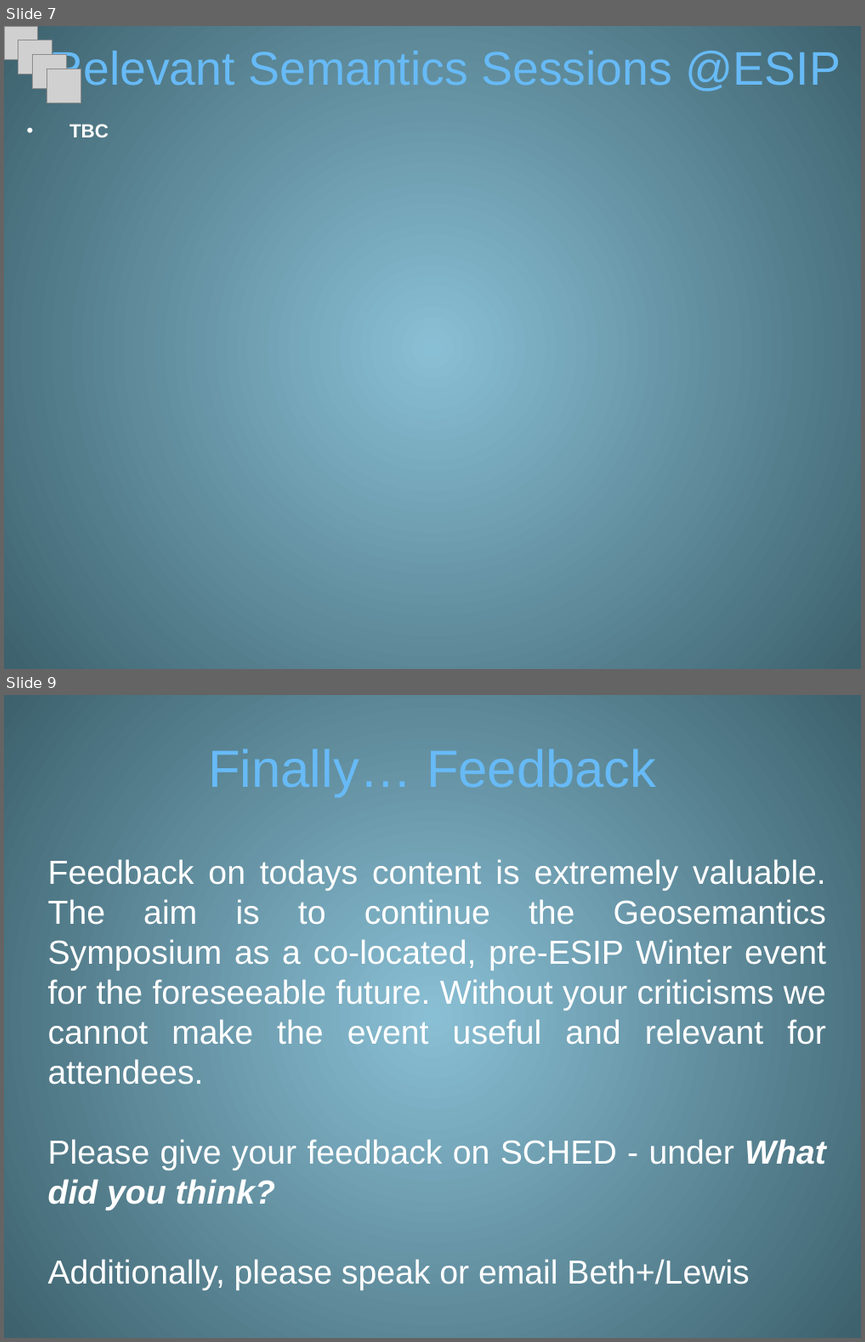
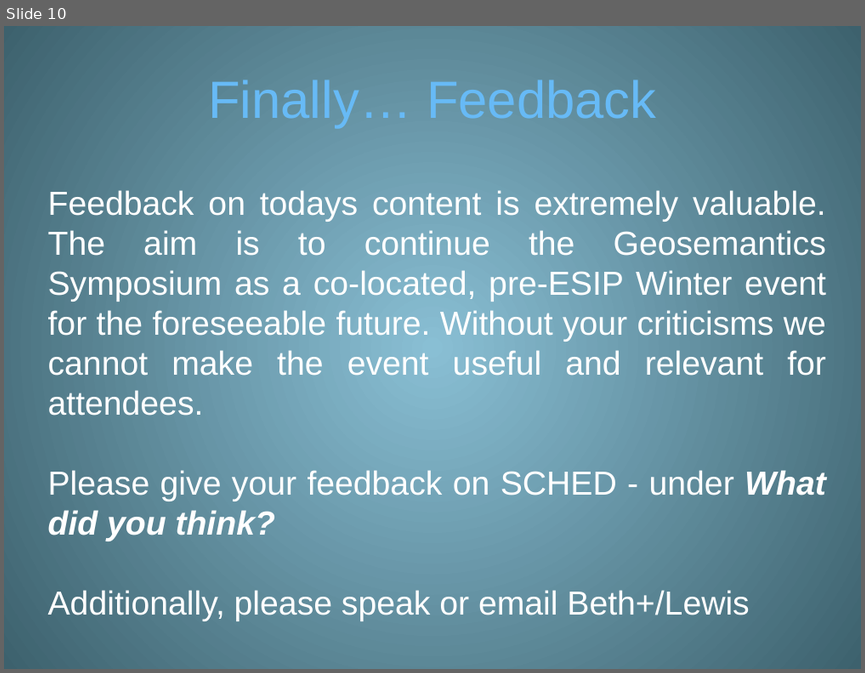
Before and after one commit to ESIPFed/stc, a slide deck: symposium/2019/talks/ppt/2019_geosemantics_symposium_intro.pptx. Shown one above the other, each under a label of ours: slides 7 and 9 before the commit, slide 10 after it; the slides between them are not shown. The pictures are 865x1342 and 865x673 pixels, drawn with LibreOffice and Linux fonts; fonts in the diff are those of the drawing; grey boxes stand for pictures. Boxes give left, top, right and bottom in pixels: in the first picture for what was removed or moved away, otherwise in the second. Text is boxed around its words. In the diff, an @@ line names an element or a change of style, - is before the commit and + after.

```diff
--- a/symposium/2019/talks/ppt/2019_geosemantics_symposium_intro.pptx
+++ b/symposium/2019/talks/ppt/2019_geosemantics_symposium_intro.pptx
@@ slide 7 removed at (4, 26, 861, 669), background gradient #88C1D5 to #3D626E @@
@@ picture removed at (4, 26, 38, 60) @@
@@ picture removed at (18, 40, 52, 74) @@
@@ title removed at (49, 48, 840, 94) @@
-Relevant Semantics Sessions @ESIP
@@ picture removed at (32, 54, 67, 89) @@
@@ picture removed at (46, 68, 81, 103) @@
@@ text removed at (69, 124, 109, 137) @@
-• TBC
@@ what was slide 9 is now slide 10 @@
```
Also in this commit, not shown: 4 slides changed, 5 slides added, 3 other slides removed, 4 other files.
